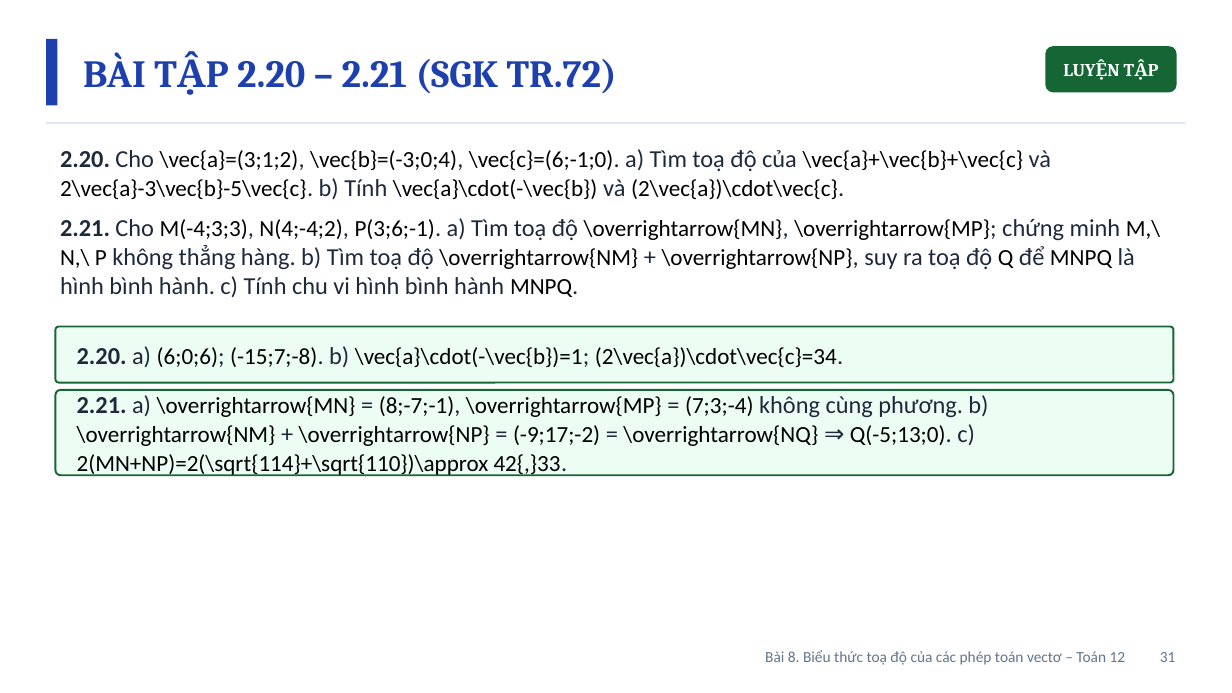
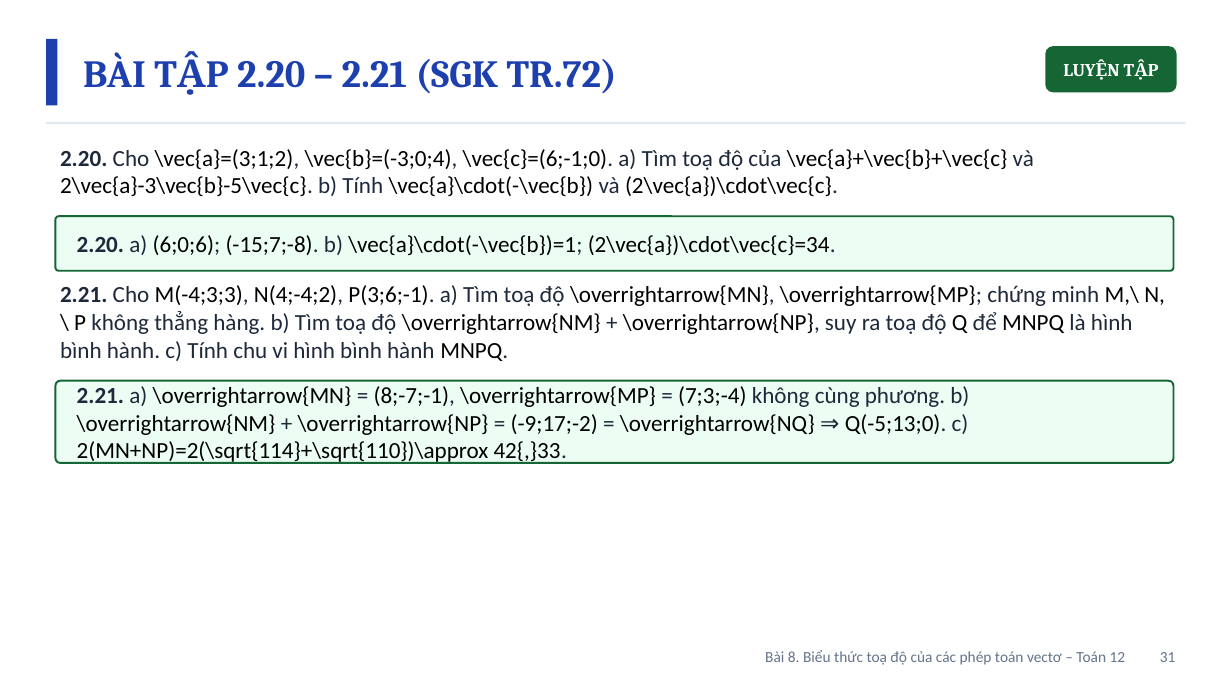
Before and after one commit to Trangtu66/Taode_thi_online, a slide deck: slide 31 of mon/toan/slide/lop12/BaiGiangDienTu_TOAN12_Bai8_BieuThucToaDo_T37-39.pptx. Drawn at 1232x693 pixels with LibreOffice and Linux fonts; fonts in the diff are those of the drawing. Boxes give left, top, right and bottom in pixels: in the first picture for what was removed or moved away, otherwise in the second. Text is boxed around its words. In the diff, an @@ line names an element or a change of style, - is before the commit and + after.

```diff
--- a/mon/toan/slide/lop12/BaiGiangDienTu_TOAN12_Bai8_BieuThucToaDo_T37-39.pptx
+++ b/mon/toan/slide/lop12/BaiGiangDienTu_TOAN12_Bai8_BieuThucToaDo_T37-39.pptx
@@ text "2.20. Cho \vec{a}=(3;1;2), \vec{b}=(-3;0;4), \vec{c}=(6;-1;0 ..." at box(60, 149, 1034, 196): size 19 to 18 pt in "2.20. Cho \vec{a}=(3;1;2), \vec{b}=(-3;0;4), \vec{c}=(6;-1;0 ..." @@
@@ rounded rectangle: place and size @@
-rounded rectangle at box(55, 326, 1174, 383)
+rounded rectangle at box(55, 216, 1174, 271)
@@ text at box(60, 218, 1160, 297): paragraph removed @@
-2.21. Cho M(-4;3;3), N(4;-4;2), P(3;6;-1). a) Tìm toạ độ \overrightarrow{MN}, \overrightarrow{MP}; chứng minh M,\ N,\ P không thẳng hàng. b) Tìm toạ độ \overrightarrow{NM} + \overrightarrow{NP}, suy ra toạ độ Q để MNPQ là hình bình hành. c) Tính chu vi hình bình hành MNPQ.
@@ text "2.20. a) (6;0;6); (-15;7;-8). b) ...": place and size @@
-text "2.20. a) (6;0;6); (-15;7;-8). b) ..." at box(77, 346, 837, 367)
+text "2.20. a) (6;0;6); (-15;7;-8). b) ..." at box(77, 235, 836, 255)
@@ text "2.20. a) (6;0;6); (-15;7;-8). b) ..." at box(77, 235, 836, 255): size 19 to 18 pt in "2.20. a) (6;0;6); (-15;7;-8). b) \vec{a}\cdot(-\vec{b})=1; ( ..." @@
@@ text added at box(60, 285, 1165, 361), 18 pt, text #000000 @@
+2.21. Cho M(-4;3;3), N(4;-4;2), P(3;6;-1). a) Tìm toạ độ \overrightarrow{MN}, \overrightarrow{MP}; chứng minh M,\ N,\ P không thẳng hàng. b) Tìm toạ độ \overrightarrow{NM} + \overrightarrow{NP}, suy ra toạ độ Q để MNPQ là hình bình hành. c) Tính chu vi hình bình hành MNPQ.
@@ rounded rectangle: place and size @@
-rounded rectangle at box(55, 390, 1174, 475)
+rounded rectangle at box(55, 381, 1174, 463)
@@ text "2.21. a) \overrightarrow{MN} = (8;-7;-1), ...": place and size @@
-text "2.21. a) \overrightarrow{MN} = (8;-7;-1), ..." at box(77, 395, 988, 476)
+text "2.21. a) \overrightarrow{MN} = (8;-7;-1), ..." at box(77, 386, 969, 464)
@@ text "2.21. a) \overrightarrow{MN} = (8;-7;-1), ..." at box(77, 386, 969, 464): size 19 to 18 pt in "2.21. a) = (8;-7;-1), = không cùng ..." @@
```
Also in this commit, not shown: 1 other slide changed, 7 other files.
